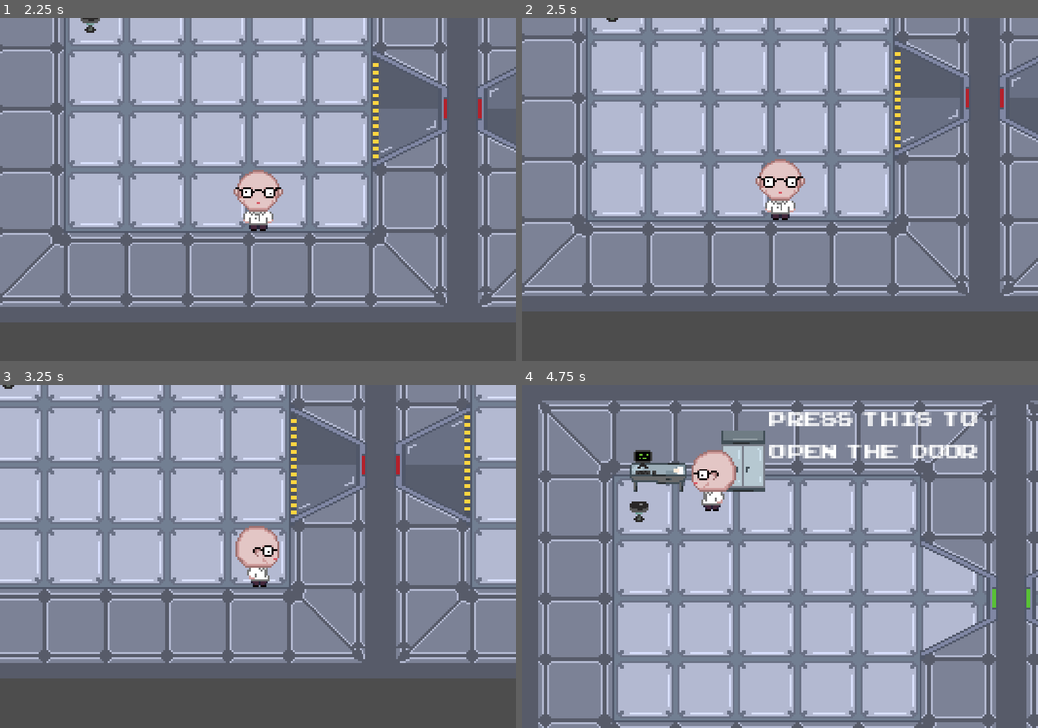
Above: before the commit, frames 1-4 (two rows, left to right).
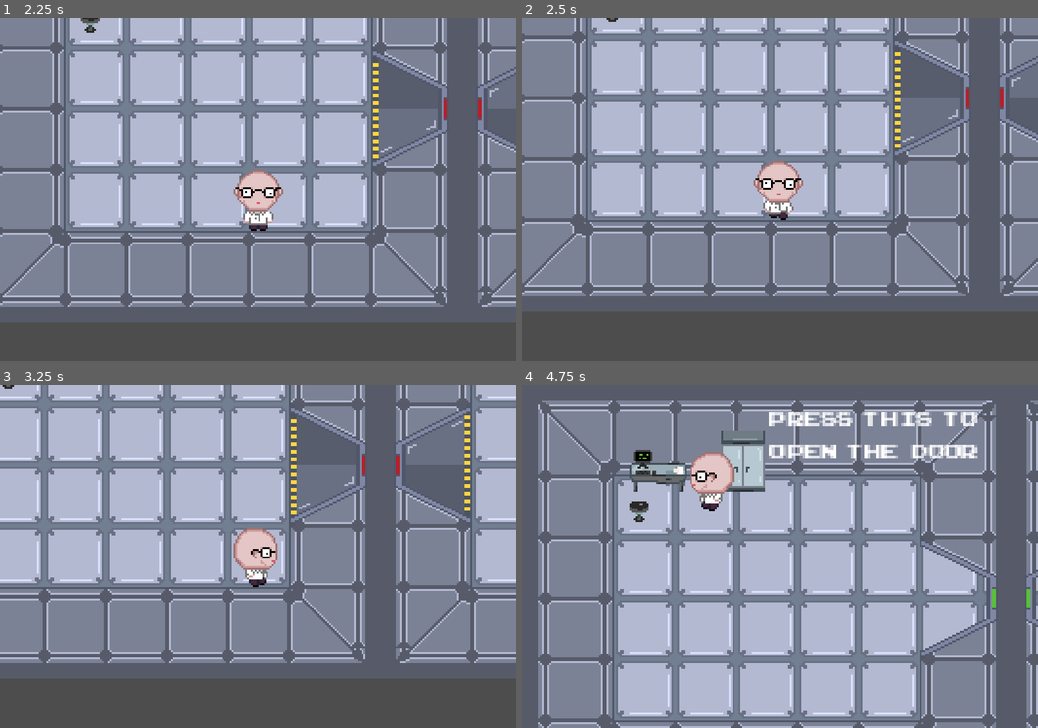
Above: after the commit, the same moments.

Repository: Pi-pol/Tachyon-race
Game: Godot game, scene res://Scenes/title.tscn
The game is run twice, just before and just after one commit, with the same random seed, the same clock (stepped at 60 frames per second) and the same inputs.
Inputs (mouse positions are in pixels of both pictures, inside the frame that each line leads up to):
- Up to frame 1 (2.25 s): tap Enter at 0.5 s; move the mouse to (371, 172) at 0.52 s; hold Right (ui_right) 0.53-1.25 s; click (371, 172) at 0.67 s; click (258, 162) at 1.25 s; tap Space at 2 s; move the mouse to (154, 206) at 2.02 s; hold Down (ui_down) from 2.03 s (still down)
- Up to frame 2 (2.5 s): keep holding Down (ui_down)
- Up to frame 3 (3.25 s): move the mouse to (309, 481) at 2.77 s; release Down (ui_down) at 2.78 s; hold Right (ui_right) from 2.78 s (still down)
- Up to frame 4 (4.75 s): move the mouse to (754, 625) at 3.52 s; release Right (ui_right) at 3.53 s; hold Up (ui_up) 3.53-4.28 s; click (754, 625) at 3.67 s; move the mouse to (934, 607) at 4.27 s; hold Left (ui_left) from 4.28 s (still down)

Frame 1 is identical in both runs. In frame 2, 0.6% of the frame differs, in the area x 44-55%, y 41-59%; in frame 3, 0.6%; in frame 4, 0.6%.

Commit message:
Player works

Diff:
--- a/Scripts/Player.gd
+++ b/Scripts/Player.gd
@@ -8,16 +8,18 @@
 @onready var anim_state =animationTree.get("parameters/playback")
 func _physics_process(delta):
 	var input_vector = Vector2.ZERO
-	input_vector.x = Input.get_action_strength("ui_right") - Input.get_action_strength("ui_left")
-	input_vector.y = Input.get_action_strength("ui_down") - Input.get_action_strength("ui_up")
+	input_vector = Input.get_vector("ui_left","ui_right","ui_up","ui_down")
 	input_vector = input_vector.normalized()
 
 
 	if input_vector != Vector2.ZERO:
 		animationTree.set("parameters/idle/blend_position", input_vector)
 		animationTree.set("parameters/run/blend_position", input_vector)
+		anim_state.travel("run")
+
 		velocity = velocity.move_toward(input_vector*MAX_SPEED, ACCELERATION*delta)
 	else:
+		anim_state.travel("idle")
 
 		velocity = velocity.move_toward(Vector2.ZERO,FRICTION*delta)
 
